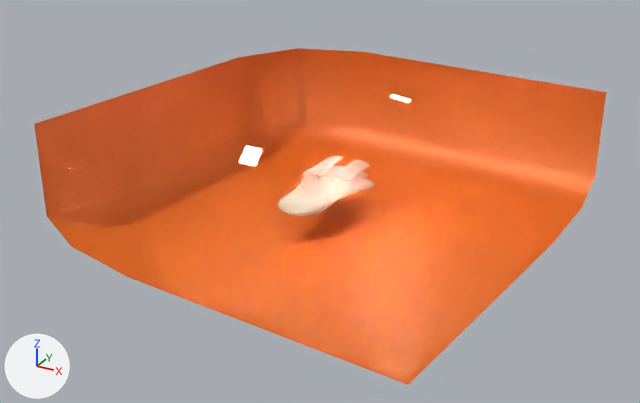
A saved change to the Blender file resources/blendfiles/untitled.blend.
One viewpoint serves both versions: a camera (50 mm lens) standing at (9.67, -18.21, 9.56) and looking at (0.16, -0.92, 0.91). The lights are fixed; the arrows at lower left show +X, +Y and +Z.

The first picture shows 'Cube.001', 'cruiser'.
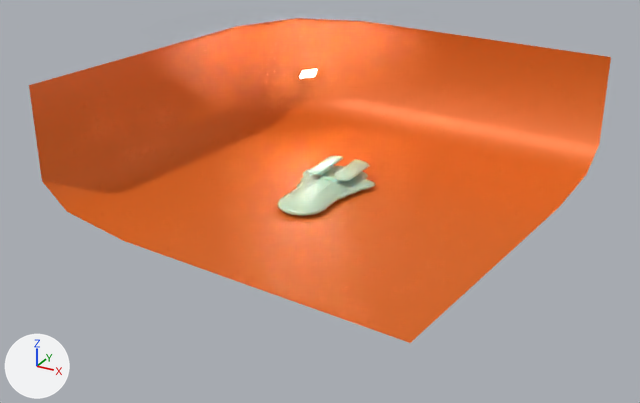
Where the change shows, as pixel boxes [x1, y1, x2, y2] in the pictures (640 x 403 px):
'Cube.001', moved
    before: [34, 48, 606, 385]
    after: [29, 18, 611, 343]
'cruiser', recoloured, surface changed (beige to white)
    both: [278, 156, 375, 216]
'Plane.001', deleted
    before: [390, 95, 410, 102]

What changed in the scene script:
```text
Change mat_material_002:
    mat_material_002.base_color: (0.8, 0.487, 0.365) -> (0.524, 0.7, 0.504)  # beige #e7b9a3 -> light grey #bfdabc
    mat_material_002.subsurface_radius: (7.6, 1.5, 1.8) -> (0.1, 0.2, 0.3)
Change ob_cube_001:
    ob_cube_001.location: (0.2, -0.22, 1.55) -> (0.2, -0.22, 2.45)
Remove ob_plane_001:
    ob_plane_001 = bpy.data.objects.new('Plane.001', me_plane_001)
    ob_plane_001.location = (1.51, 0.6, 3.3)
    ob_plane_001.rotation_euler = (-0.21, -0.161, -1.344)  # degrees (-12, -9.2, -77)
    ob_plane_001.scale = (-0.227, -0.227, -0.227)
```
